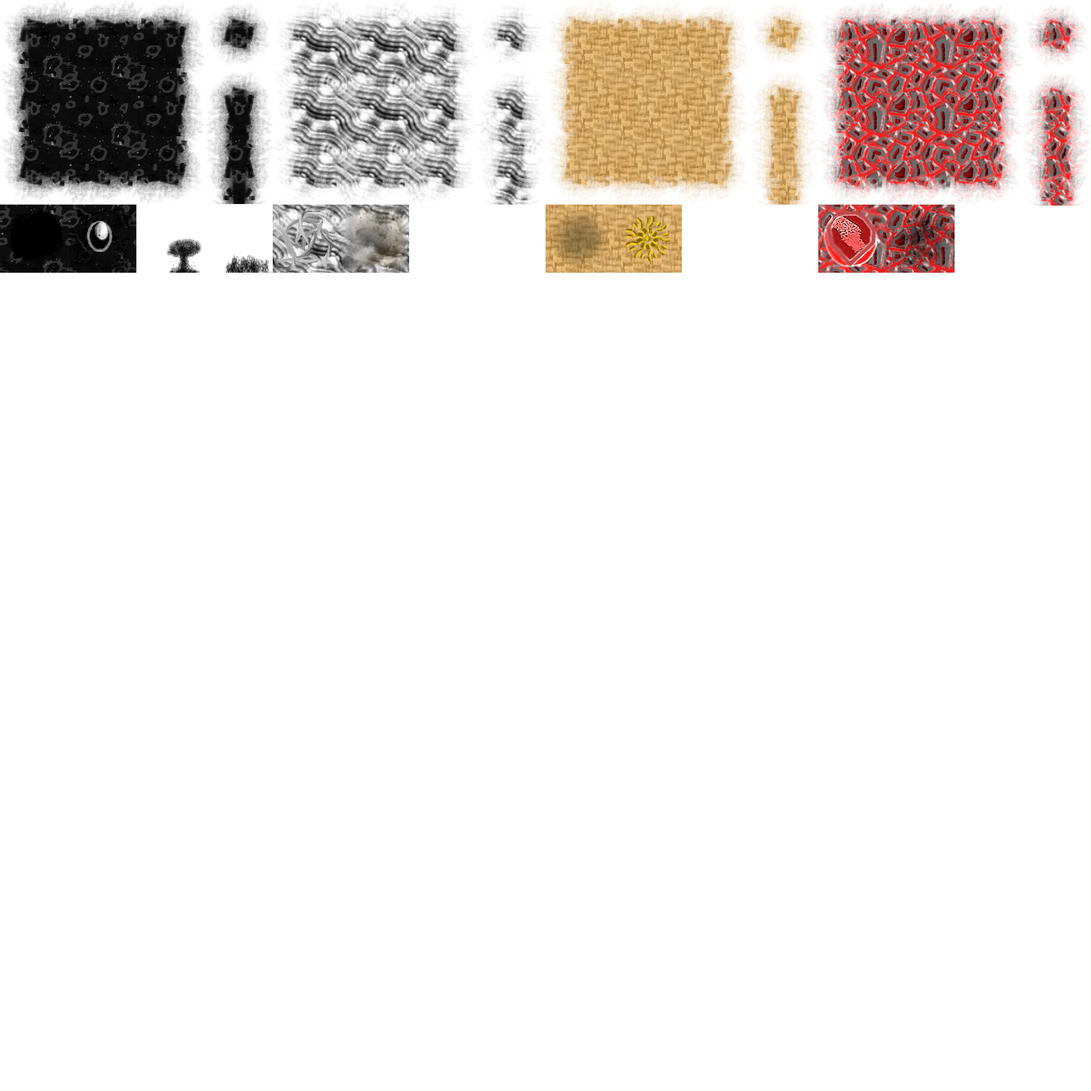
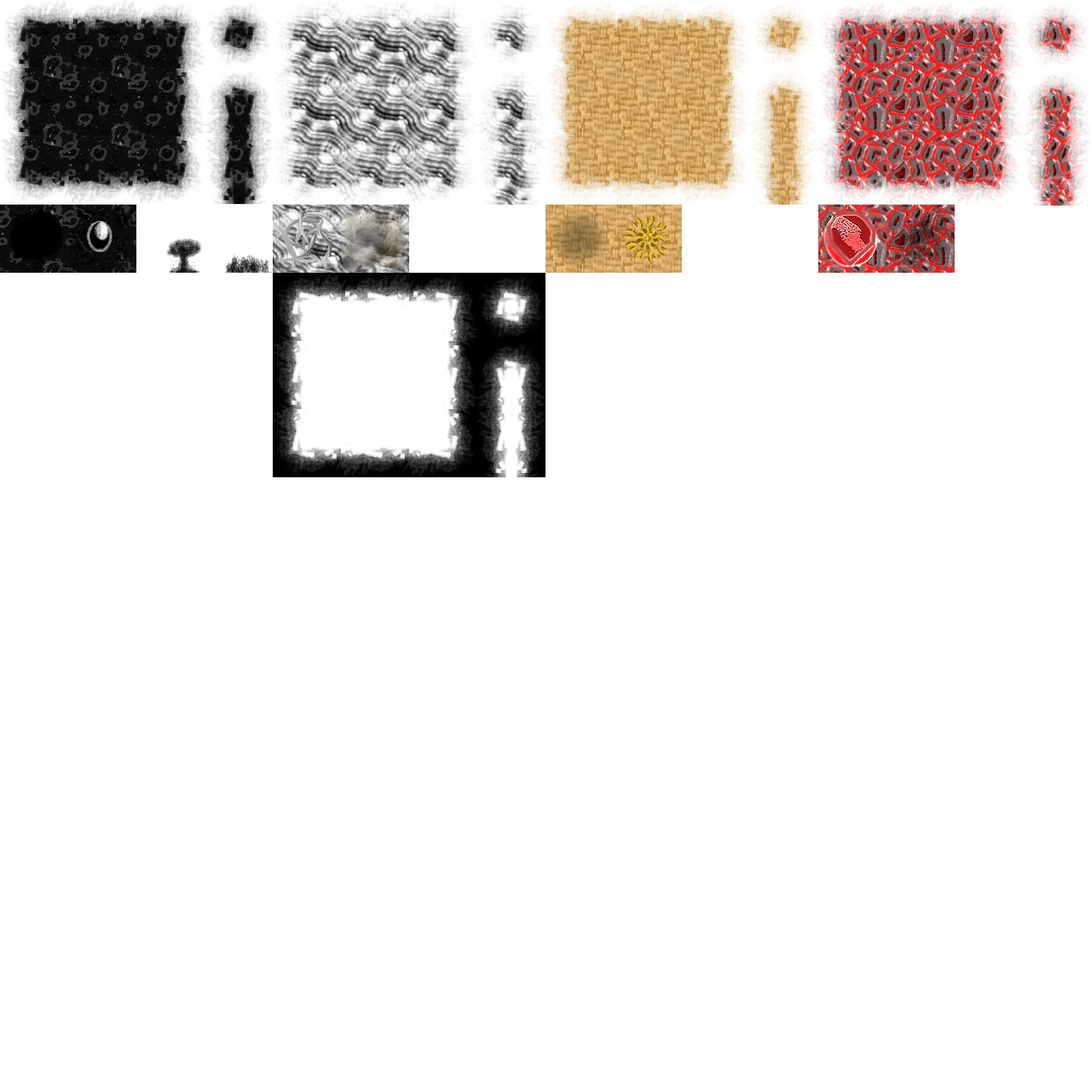
Comparing the layer stacks of the two 1091 × 1091 images. Changes:
showed "Inverse Transparency" over (x1=272, y1=272, x2=546, y2=478)
